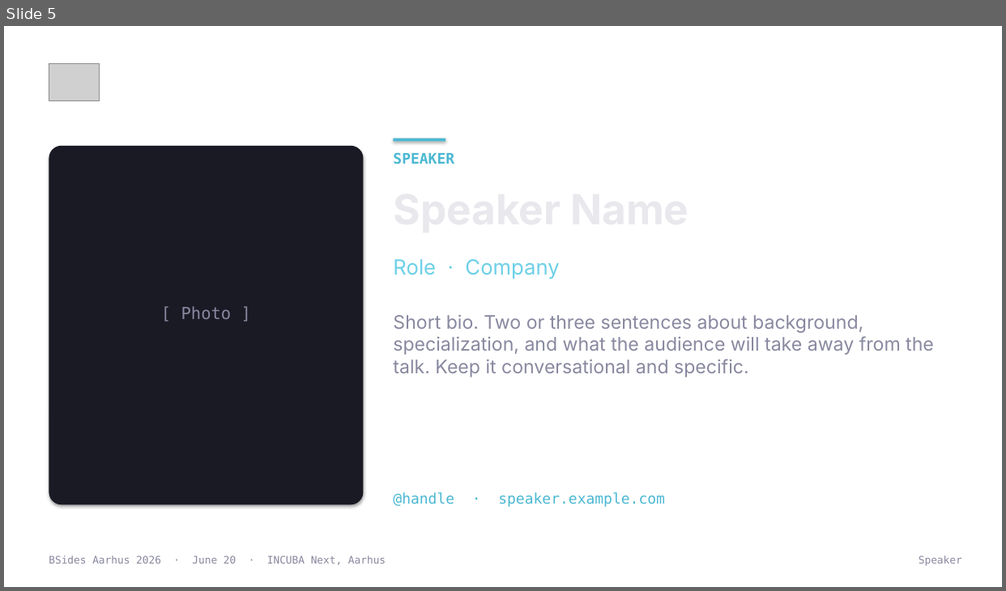
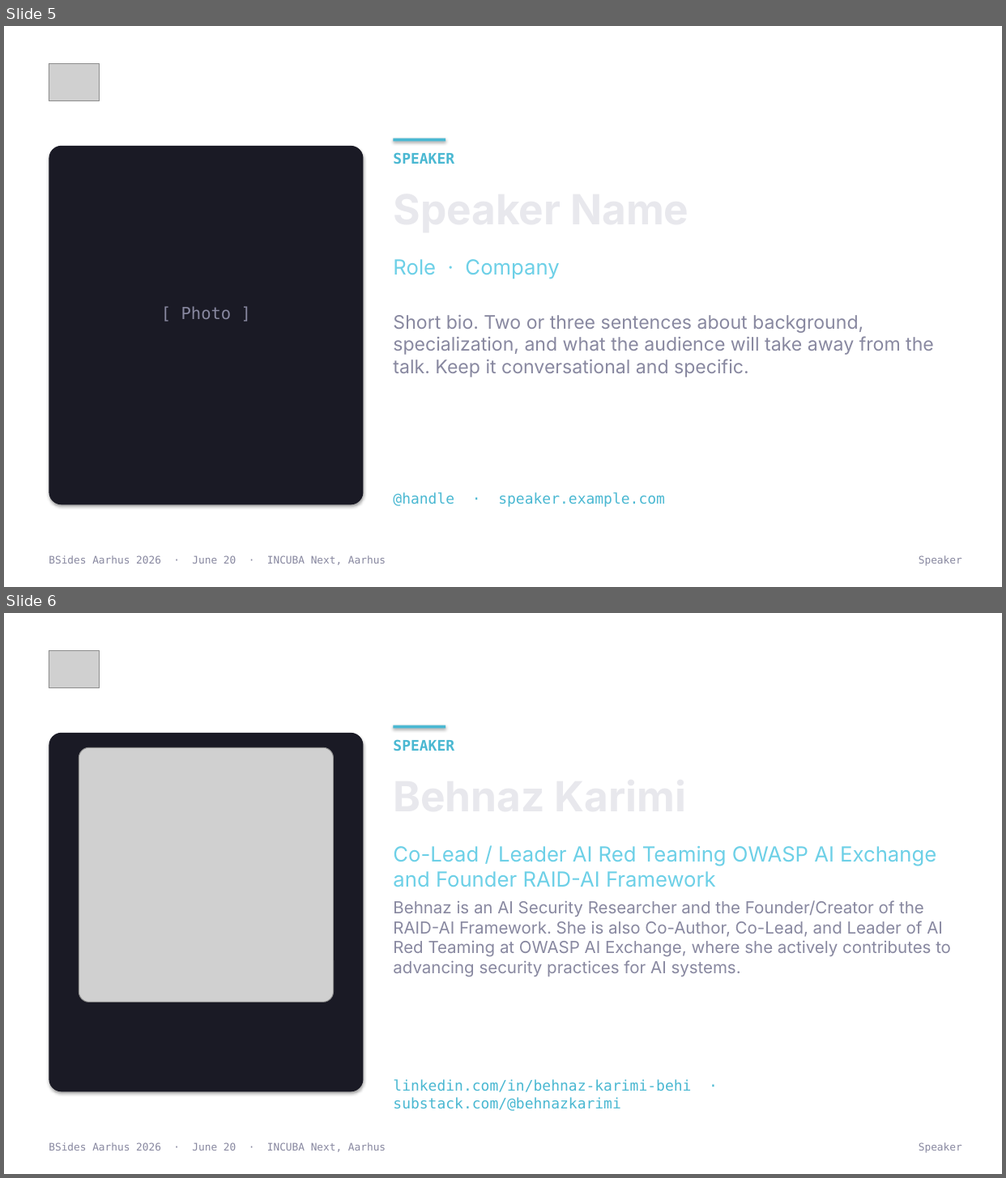
Before and after one commit to BSides-Aarhus/Website-2026, a slide deck: Plans/template-output/bsides-aarhus-2026-template.pptx. Shown one above the other, each under a label of ours: slide 5 before the commit, slides 5 and 6 after it. The pictures are 1006x591 and 1006x1178 pixels, drawn with LibreOffice and Linux fonts; fonts in the diff are those of the drawing; grey boxes stand for pictures; background and template pictures are left out. Boxes give left, top, right and bottom in pixels: in the first picture for what was removed or moved away, otherwise in the second. Text is boxed around its words. In the diff, an @@ line names an element or a change of style, - is before the commit and + after.

```diff
--- a/Plans/template-output/bsides-aarhus-2026-template.pptx
+++ b/Plans/template-output/bsides-aarhus-2026-template.pptx
@@ slide 6 added at (x1=4, y1=613, x2=1002, y2=1174), background picture (left out) @@
@@ picture added at (x1=49, y1=650, x2=100, y2=688) @@
@@ rounded rectangle added at (x1=49, y1=733, x2=364, y2=1093), fill #1A1A25 @@
@@ rectangle added at (x1=394, y1=726, x2=445, y2=728), fill #4AB8D2 @@
@@ picture added at (x1=79, y1=747, x2=334, y2=1003) @@
@@ text added at (x1=393, y1=739, x2=454, y2=751), 14 pt, text #4AB8D2, bold @@
+SPEAKER
@@ text added at (x1=393, y1=846, x2=936, y2=888), 20 pt, text #6DD0E7 @@
+Co-Lead / Leader AI Red Teaming OWASP AI Exchange and Founder RAID-AI Framework
@@ text added at (x1=393, y1=901, x2=451, y2=914), 40 pt, text #E8E8ED, bold @@
+Behnaz Karimi
@@ text added at (x1=393, y1=901, x2=951, y2=977), 16 pt, text #8888A0 @@
+Behnaz is an AI Security Researcher and the Founder/Creator of the RAID-AI Framework. She is also Co-Author, Co-Lead, and Leader of AI Red Teaming at OWASP AI Exchange, where she actively contributes to advancing security practices for AI systems.
@@ text added at (x1=393, y1=1080, x2=691, y2=1111), 14 pt, text #4AB8D2 @@
+linkedin.com/in/behnaz-karimi-behi · substack.com/@behnazkarimi
@@ text added at (x1=49, y1=1143, x2=386, y2=1152), 10 pt, text #8888A0 @@
+BSides Aarhus 2026 · June 20 · INCUBA Next, Aarhus
@@ text added at (x1=918, y1=1143, x2=962, y2=1153), 10 pt, text #8888A0 @@
+Speaker
```
Also in this commit, not shown: 10 other slides added, 1 other file.
